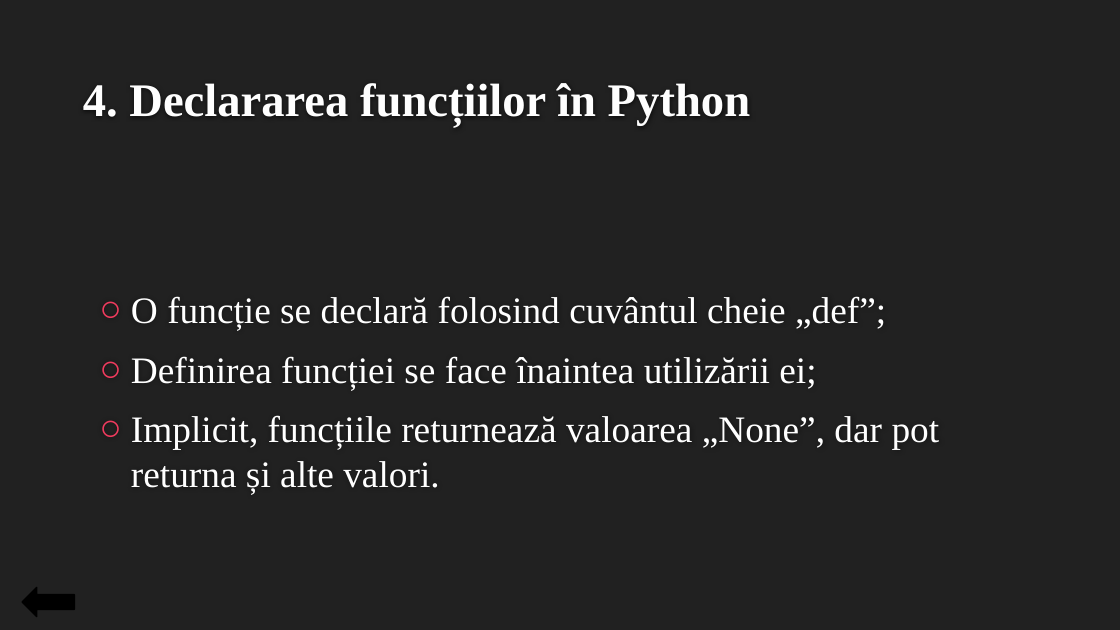
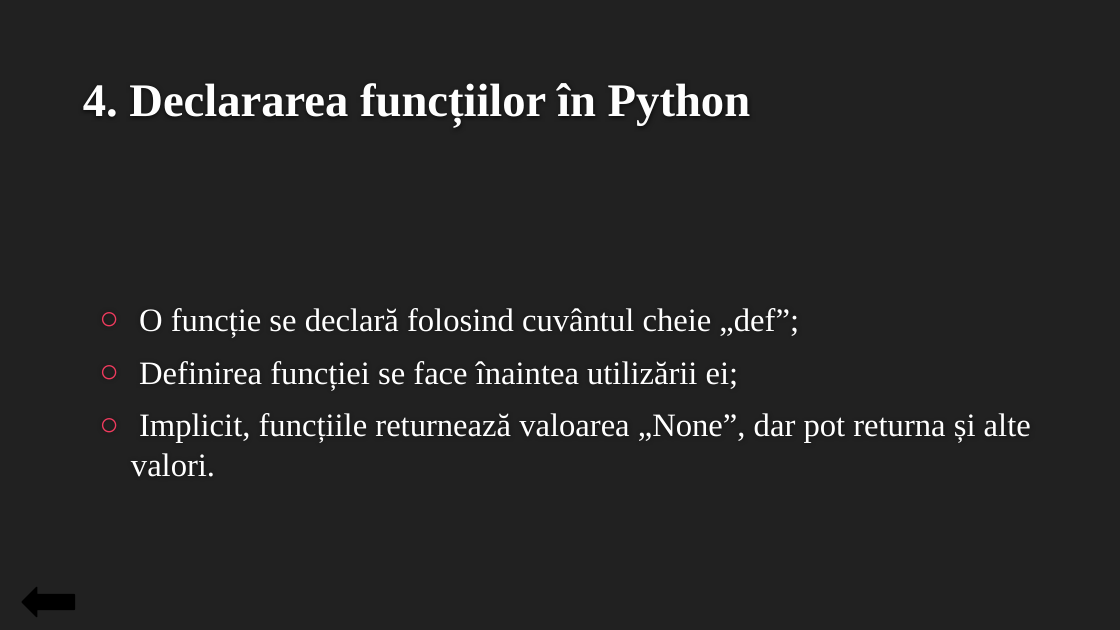
Before and after one commit to CernolevCorina/Python_introduction, a slide deck: slide 11 of Introducere în limbajul de programare Python.pptx. Drawn at 1120x630 pixels with LibreOffice and Linux fonts; fonts in the diff are those of the drawing; background and template pictures are left out. Boxes give left, top, right and bottom in pixels: in the first picture for what was removed or moved away, otherwise in the second. Text is boxed around its words. In the diff, an @@ line names an element or a change of style, - is before the commit and + after.

```diff
--- a/Introducere în limbajul de programare Python.pptx
+++ b/Introducere în limbajul de programare Python.pptx
@@ text "O funcție se declară folosind ..." at (131, 308, 1031, 477): size 32 to 28 pt @@
```
Also in this commit, not shown: 5 other slides changed, 2 slides added, 2 other files.
